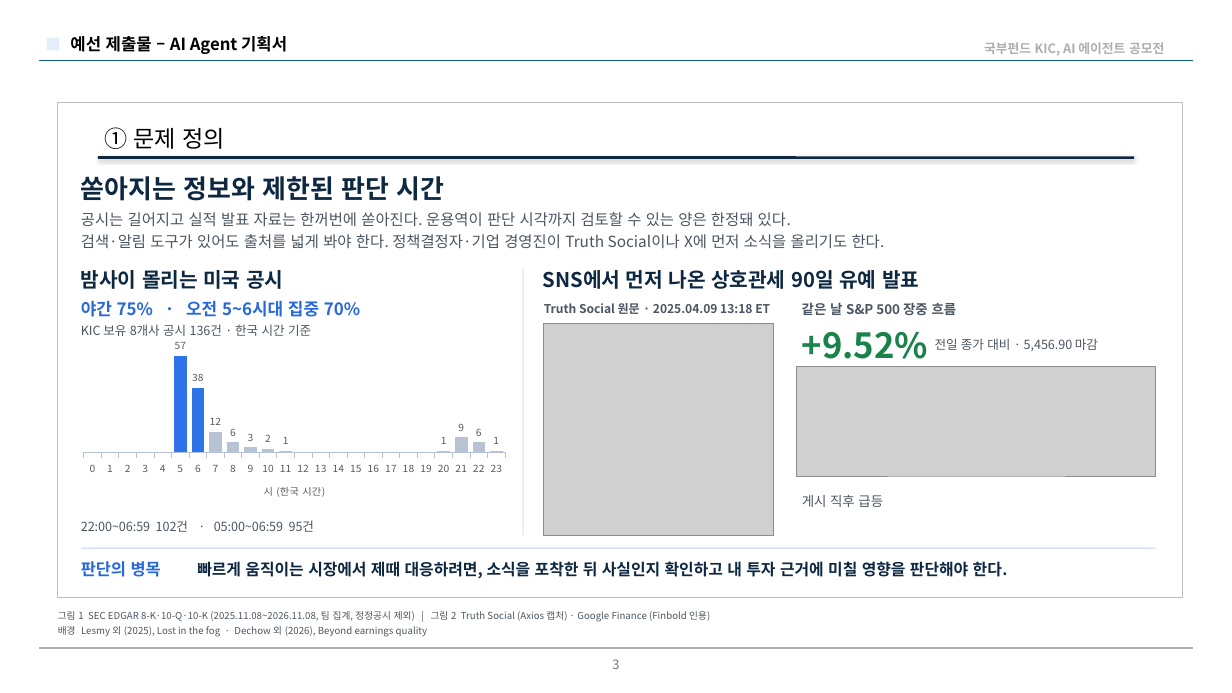
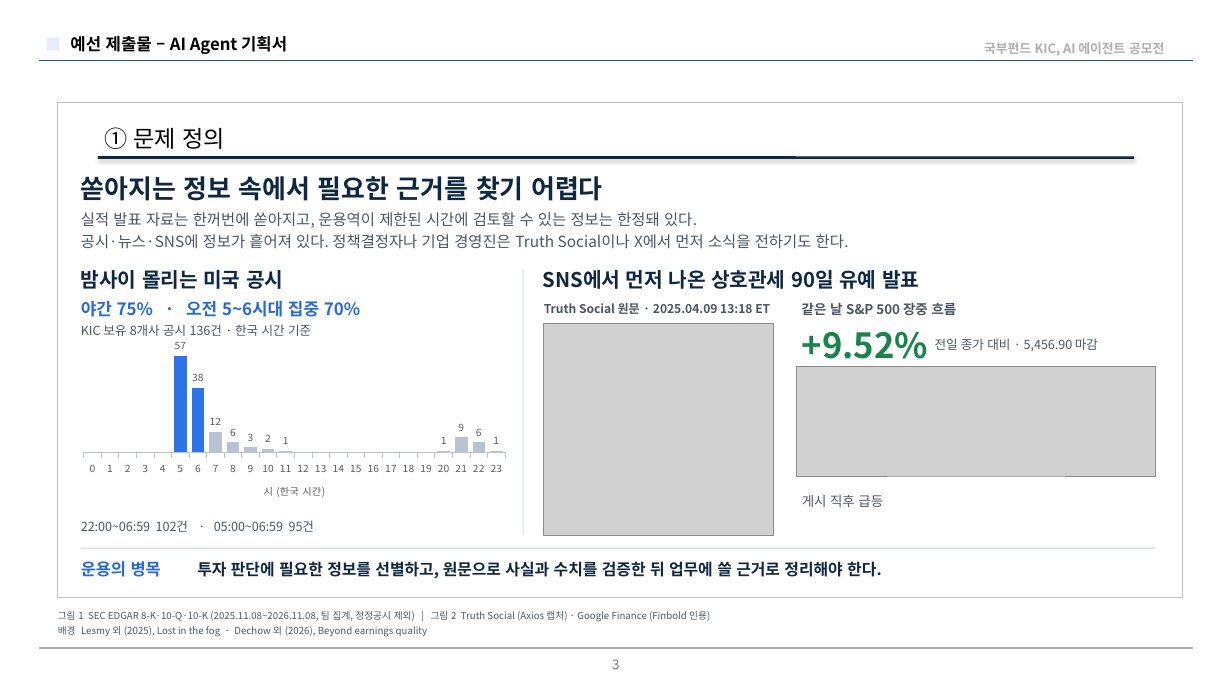
Before and after one commit to moon3853/thesis-fit, a slide deck: slide 3 of deck/KIC_최종기획서_ThesisFit_최종.pptx. Drawn at 1232x693 pixels with LibreOffice and Linux fonts; fonts in the diff are those of the drawing; grey boxes stand for pictures; background and template pictures are left out. Boxes give left, top, right and bottom in pixels: in the first picture for what was removed or moved away, otherwise in the second. Text is boxed around its words. In the diff, an @@ line names an element or a change of style, - is before the commit and + after.

```diff
--- a/deck/KIC_최종기획서_ThesisFit_최종.pptx
+++ b/deck/KIC_최종기획서_ThesisFit_최종.pptx
@@ text at box(81, 176, 603, 201): text changed @@
-쏟아지는 정보와 제한된 판단 시간
+쏟아지는 정보 속에서 필요한 근거를 찾기 어렵다
@@ text at box(81, 212, 697, 228): text changed @@
-공시는 길어지고 실적 발표 자료는 한꺼번에 쏟아진다. 운용역이 판단 시각까지 검토할 수 있는 양은 한정돼 있다.
+실적 발표 자료는 한꺼번에 쏟아지고, 운용역이 제한된 시간에 검토할 수 있는 정보는 한정돼 있다.
@@ text at box(81, 234, 849, 248): text changed @@
-검색·알림 도구가 있어도 출처를 넓게 봐야 한다. 정책결정자·기업 경영진이 Truth Social이나 X에 먼저 소식을 올리기도 한다.
+공시·뉴스·SNS에 정보가 흩어져 있다. 정책결정자나 기업 경영진은 Truth Social이나 X에서 먼저 소식을 전하기도 한다.
@@ text at box(81, 561, 161, 577): text changed @@
-판단의 병목
+운용의 병목
@@ text at box(197, 561, 882, 579): text changed @@
-빠르게 움직이는 시장에서 제때 대응하려면, 소식을 포착한 뒤 사실인지 확인하고 내 투자 근거에 미칠 영향을 판단해야 한다.
+투자 판단에 필요한 정보를 선별하고, 원문으로 사실과 수치를 검증한 뒤 업무에 쓸 근거로 정리해야 한다.
```
Also in this commit, not shown: 3 other slides changed, 4 other files.
